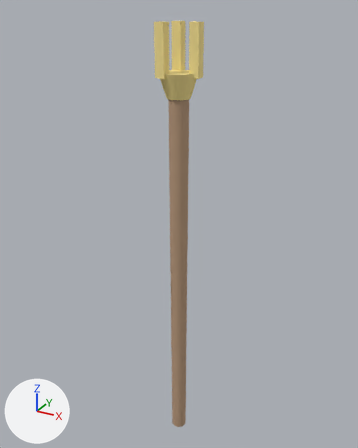
An edit to the glTF model assets/models/player_staff.glb, drawn before and after from the same camera.
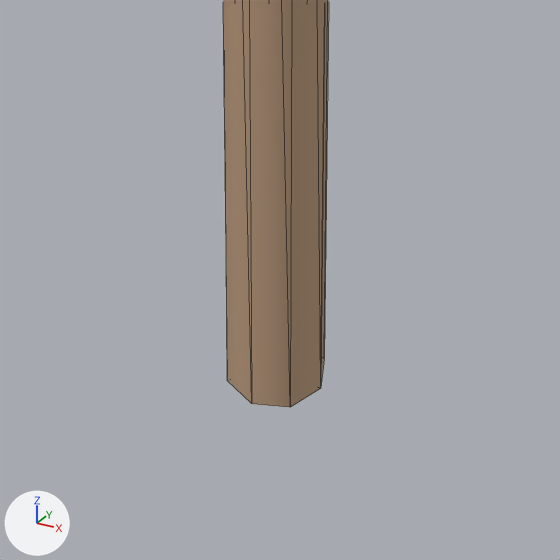
There are two pictures of each version: one whole from a 50 mm camera at (0.581, -1.057, 0.921) aimed at (-0.017, 0.03, 0.378), one close up on the part from 40% to 61% of the width and 83% to 100% of the height. The axes (+X, +Y, +Z) are drawn at lower left. The lights are the same throughout. The last two pictures show the newer version. The close-ups show mesh edges as thin lines. Vertices at exactly the same position are counted once.

The first close-up shows 'player_staff'.
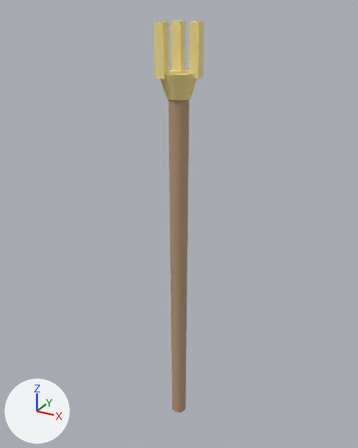
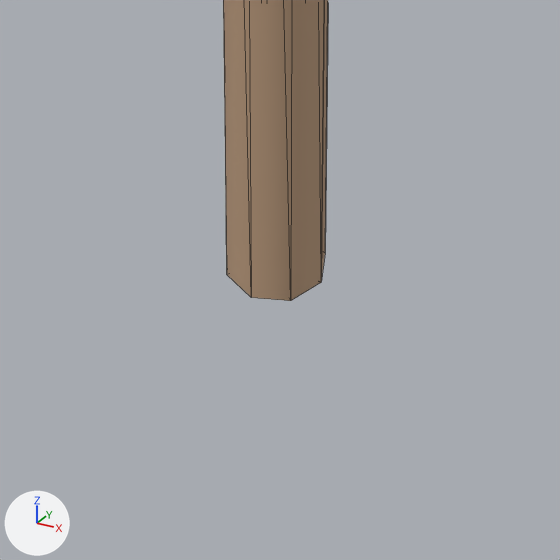
Edits to the bpy script that builds the scene:
```text
Change me_player_staff:
    used by ob_player_staff; location = (0.0, 0.0, 0.0)
    remove me_player_staff.from_pydata(...)  # 64 vertices, 100 faces; spans x -0.05..0.057, y -0.051..0.051, z -0.3..0.89
    add me_player_staff.from_pydata(...)  # 64 vertices, 100 faces; spans x -0.05..0.057, y -0.051..0.051, z -0.24..0.89
    me_player_staff part 1: all 10 vertices in x -0.022..0.022, y -0.022..0.022, z -0.3 are moved by (0.0, 0.0, 0.06)
```

Where the change shows, as pixel boxes (x1, y1, x2, y2) in the close-ups (560 x 560 px):
'player_staff', reshaped: before (223, 0, 329, 407); after (223, 0, 328, 301)
